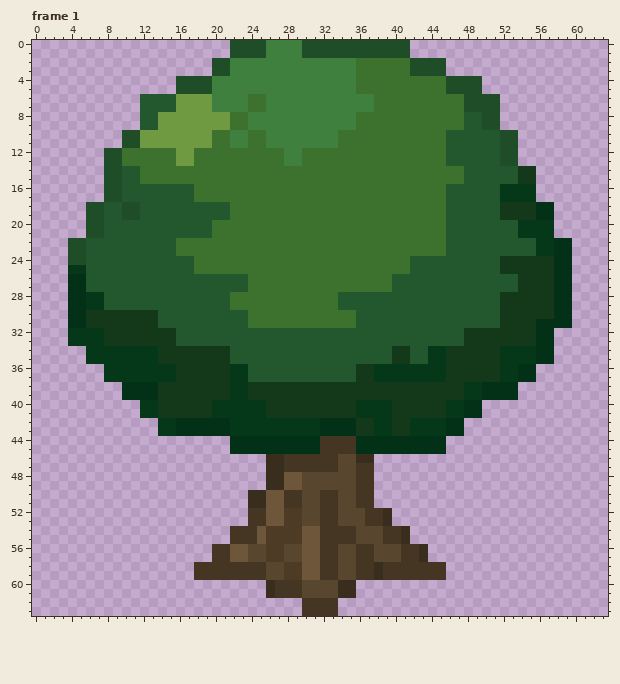
One commit to this pixel-art file: res/images/world/decor/trees/tree01.aseprite. The first picture shows the starting point.
64x64 pixels, 4 frames. Colours within 5 levels of each other are drawn and written as one. Shown: frame 1. The commit also changed other frames, which this record leaves out.
After the commit:
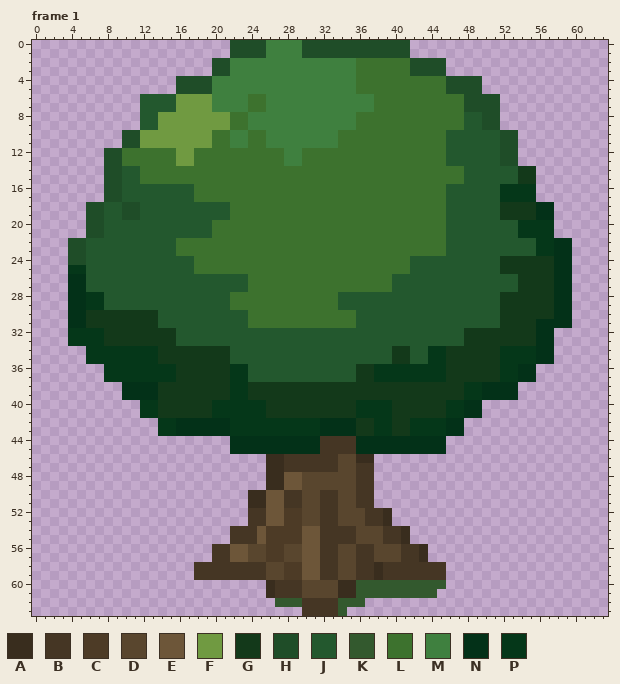
Palette (. is transparent): A #392d1e  B #453624  C #4d3b26  D #59462e  E #6d5639  F #709a41  G #13391a  H #1f4d28  J #23582e  K #33592e  L #3d722e  M #3f803f  N #033118  P #053719
What changed:
{"where": "frame 1"}
{"frame":1,"y":60,"x":36,"old":"..........","new":"KKKKKKKKKK"}
{"frame":1,"y":61,"x":36,"old":".........","new":"KKKKKKKKK"}
{"frame":1,"y":62,"x":27,"old":"...","new":"KKK"}
{"frame":1,"y":62,"x":34,"old":"...","new":"KKK"}
{"frame":1,"y":63,"x":34,"old":".","new":"K"}
